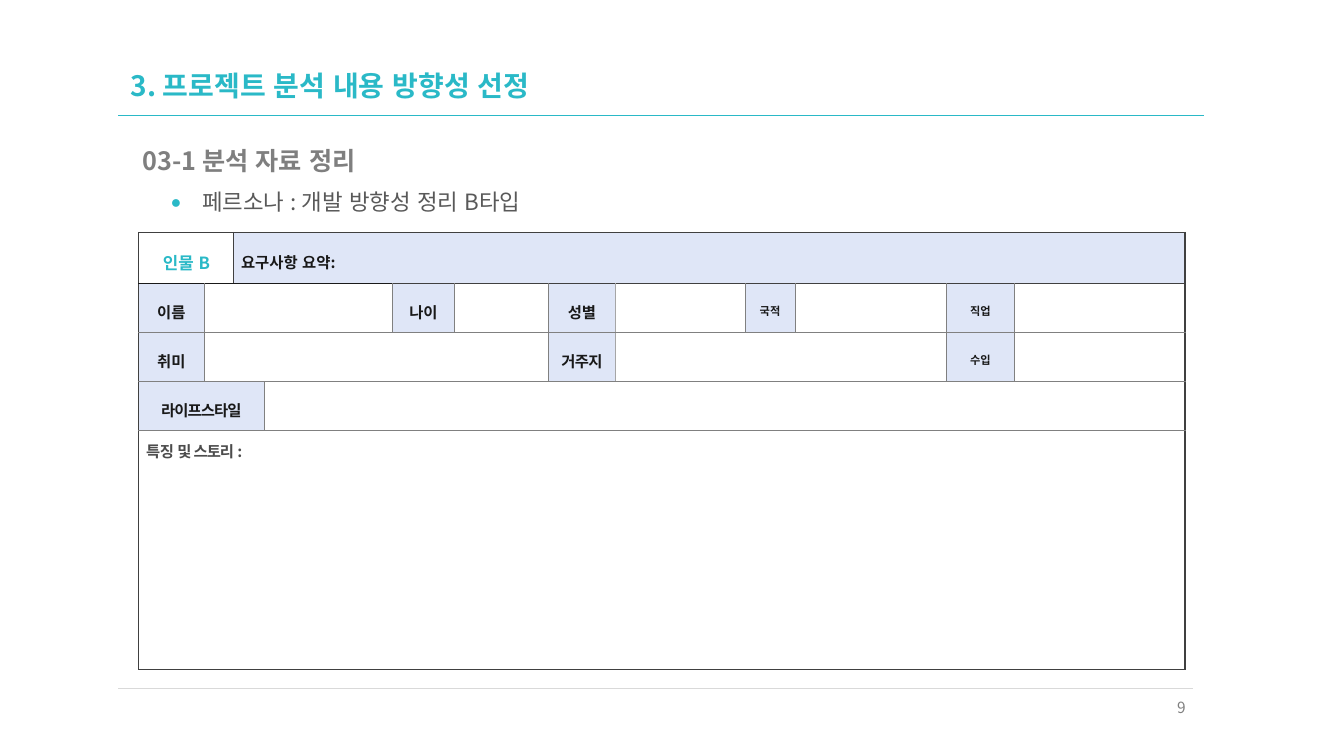
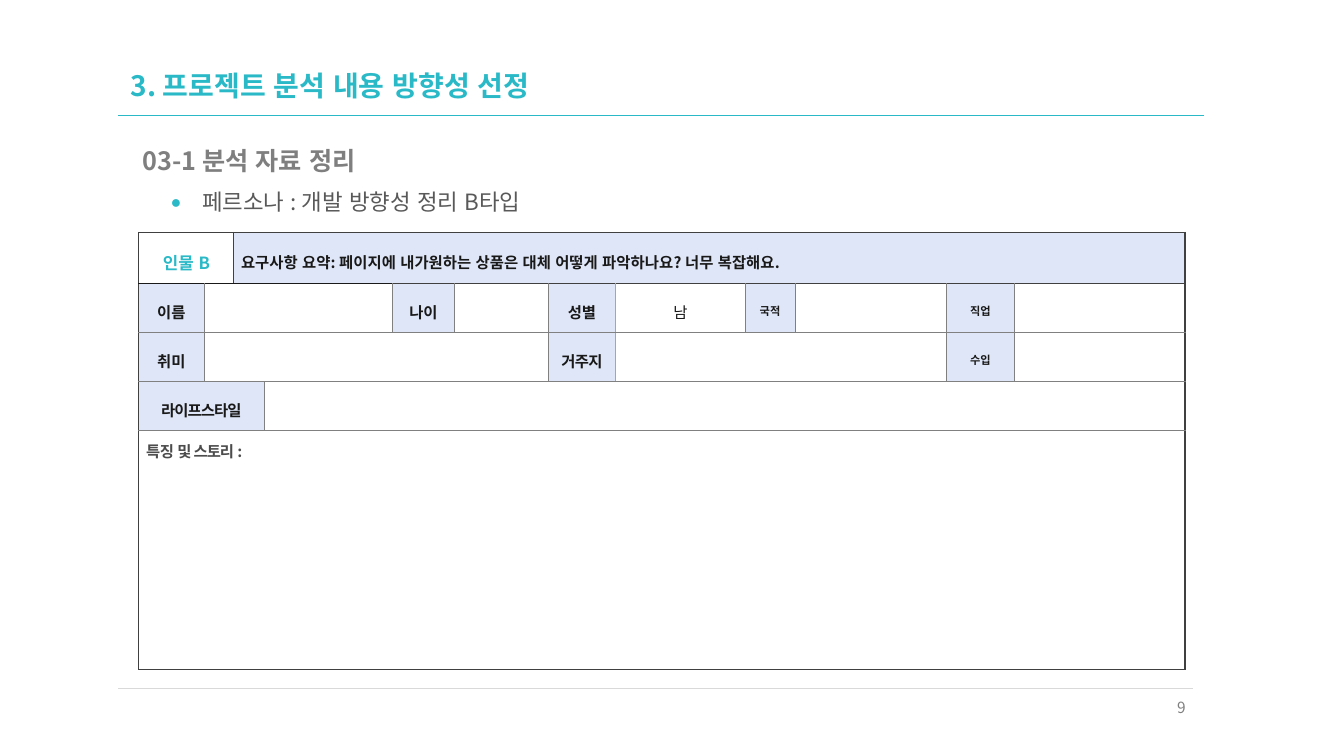
Before and after one commit to xidoWeb/smart_210901, a slide deck: slide 9 of a_asset/n_01_uiux요구분석/n_01_UIUX요구분석_샘플_다나와.pptx. Drawn at 1344x756 pixels with LibreOffice and Linux fonts; fonts in the diff are those of the drawing. Boxes give left, top, right and bottom in pixels: in the first picture for what was removed or moved away, otherwise in the second. Text is boxed around its words. In the diff, an @@ line names an element or a change of style, - is before the commit and + after.

Commit message:
다나와 웹페이지 구성 기획 샘플

```diff
--- a/a_asset/n_01_uiux요구분석/n_01_UIUX요구분석_샘플_다나와.pptx
+++ b/a_asset/n_01_uiux요구분석/n_01_UIUX요구분석_샘플_다나와.pptx
@@ table at [139, 233, 1186, 670] @@
-row 1, column 3: 요구사항 요약:
+row 1, column 3: 요구사항 요약: 페이지에 내가원하는 상품은 대체 어떻게 파악하나요? 너무 복잡해요.
-row 2, column 8: 
+row 2, column 8: 남
```
Also in this commit, not shown: 10 other slides changed.
